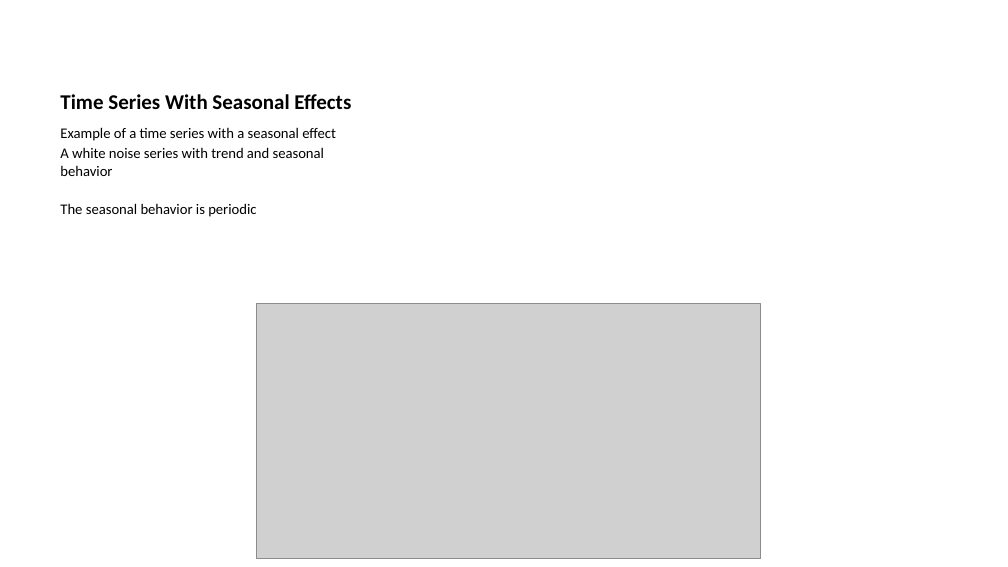
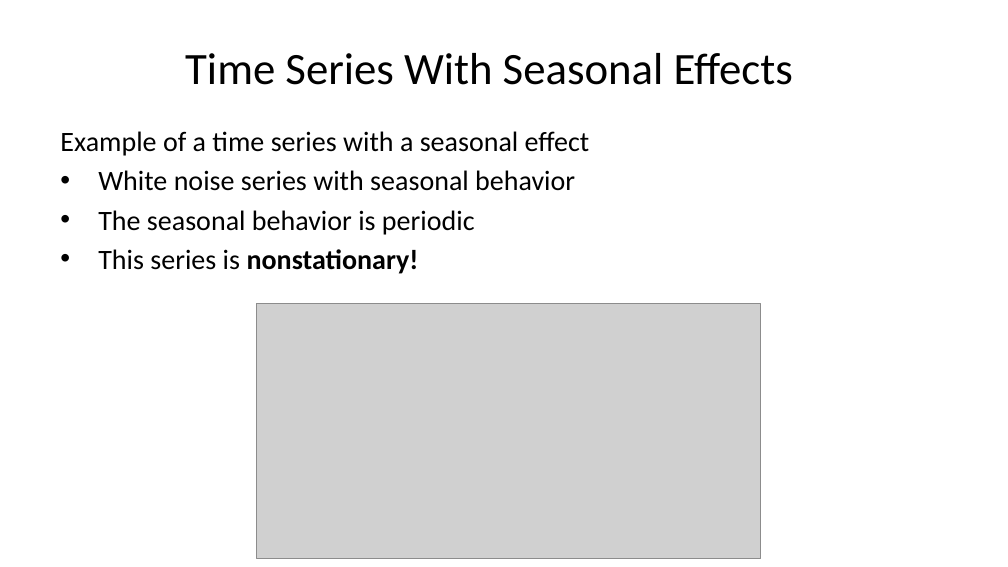
Before and after one commit to StephenElston/CSCI-E-83, a slide deck: slide 35 of LectureSlides/11_IntroductionToTimeSeries.pptx (slide 36 before the commit). Drawn at 1008x567 pixels with LibreOffice and Linux fonts; fonts in the diff are those of the drawing; grey boxes stand for pictures. Boxes give left, top, right and bottom in pixels: in the first picture for what was removed or moved away, otherwise in the second. Text is boxed around its words. In the diff, an @@ line names an element or a change of style, - is before the commit and + after.

```diff
--- a/LectureSlides/11_IntroductionToTimeSeries.pptx
+++ b/LectureSlides/11_IntroductionToTimeSeries.pptx
@@ title "Time Series With Seasonal Effects" at (185, 53, 793, 85): size 15 to 32 pt, bold off; alignment left to centre @@
@@ text at (60, 131, 590, 235): size 10.5 to 20 pt in "Example of a time series with a ...", "The seasonal behavior is periodic"; more space between paragraphs; bullet none to • @@
@@ text at (98, 170, 575, 191): text changed; size 10.5 to 20 pt @@
-A white noise series with trend and seasonal behavior
+• White noise series with seasonal behavior
@@ text at (98, 249, 419, 274): paragraph added @@
+• This series is nonstationary!
```
Also in this commit, not shown: 10 other slides changed, 2 slides added, 1 slide removed.
